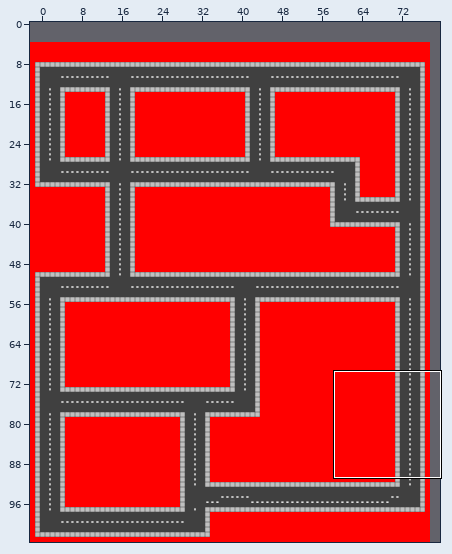
Two versions of a level (Tiled map, taxi-test/android/assets/Maps/prototype.tmx). The picture above shows the old version from afar; the outline marks the close-up.
Close-up. As it was:
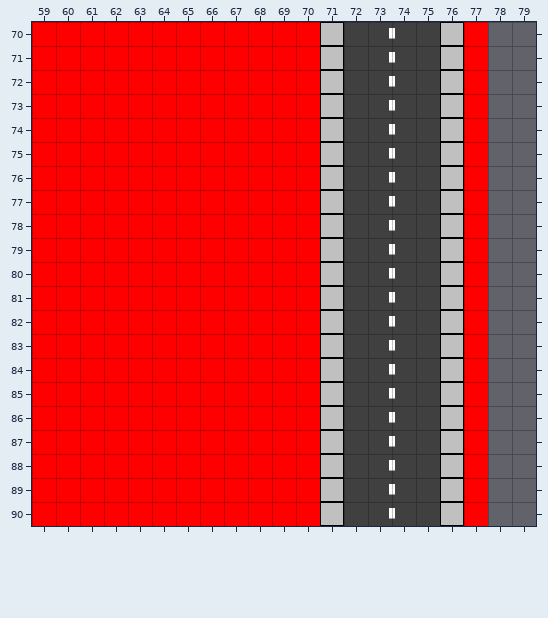
Cells are 32x32 px. Shown: x 59..79, y 70..90. The commit also changed other parts of the map, which this record leaves out. Tiles whose own drawing changed are shown in their newer look in all pictures. The old version is drawn lined up with the new one.
The result:
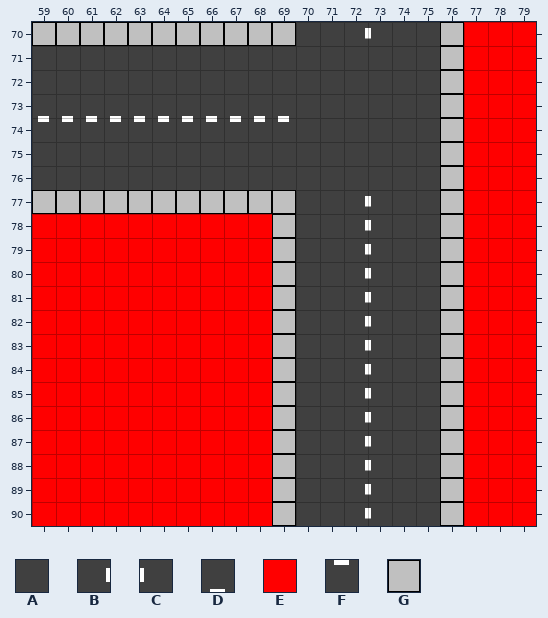
Key: from "Road-Aidan": A 32, B 35, C 36, D 96, E 103, F 128, G 192.
_ is an empty cell.
The edit:
map size 80x100 -> 80x101 cells (old content now starts at -2,4; both pictures use the new coordinates)
Layer "Road":
y 70: x 70..74 __ABC -> AABCA
y 71..72: x 59..71 _____________ -> AAAAAAAAAAAAA; x 73..74 BC -> AA
y 73: x 59..71 _____________ -> DDDDDDDDDDDAA; x 73..74 BC -> AA
y 74: x 59..71 _____________ -> FFFFFFFFFFFAA; x 73..74 BC -> AA
y 75..76: x 59..71 _____________ -> AAAAAAAAAAAAA; x 73..74 BC -> AA
y 77..90: x 70..74 __ABC -> AABCA
Layer "Pavement":
y 70: x 59..69 ___________ -> GGGGGGGGGGG; x 71 G -> _
y 71..76: x 71 G -> _
y 77: x 59..69 ___________ -> GGGGGGGGGGG; x 71 G -> _
y 78..90: x 69 _ -> G; x 71 G -> _
Layer "Buildings":
y 70..77: x 59..70 EEEEEEEEEEEE -> ____________; x 78..79 __ -> EE
y 78..90: x 69..70 EE -> __; x 78..79 __ -> EE
Boxes around the changes in both close-ups, in picture pixels (x1, y1, x2, y2):
changed: (32, 22, 395, 526)
added: (488, 22, 536, 526)
